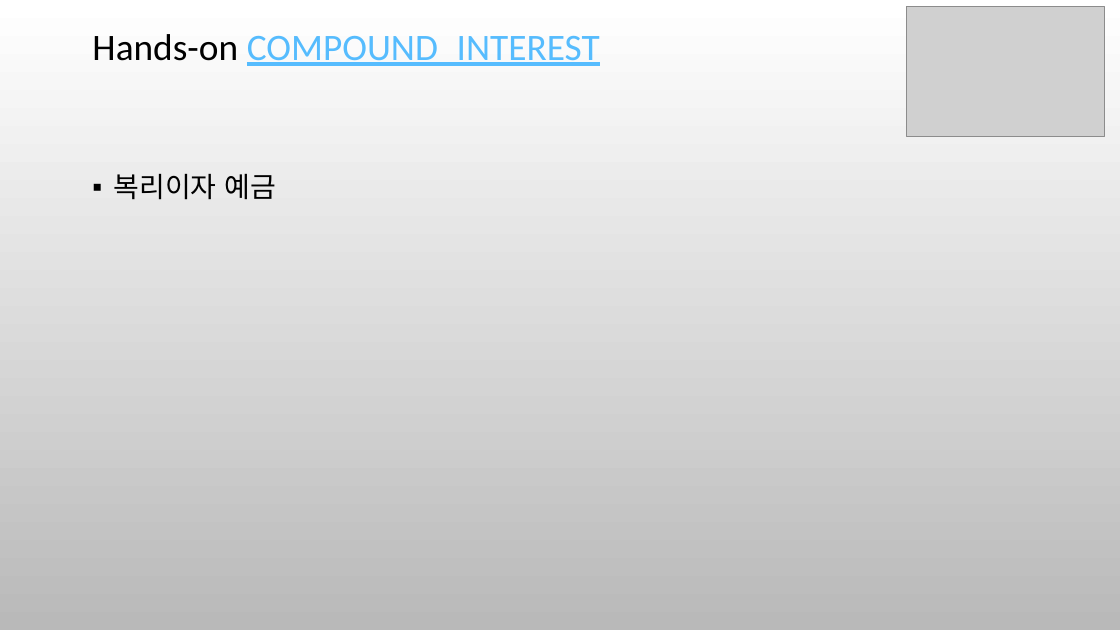
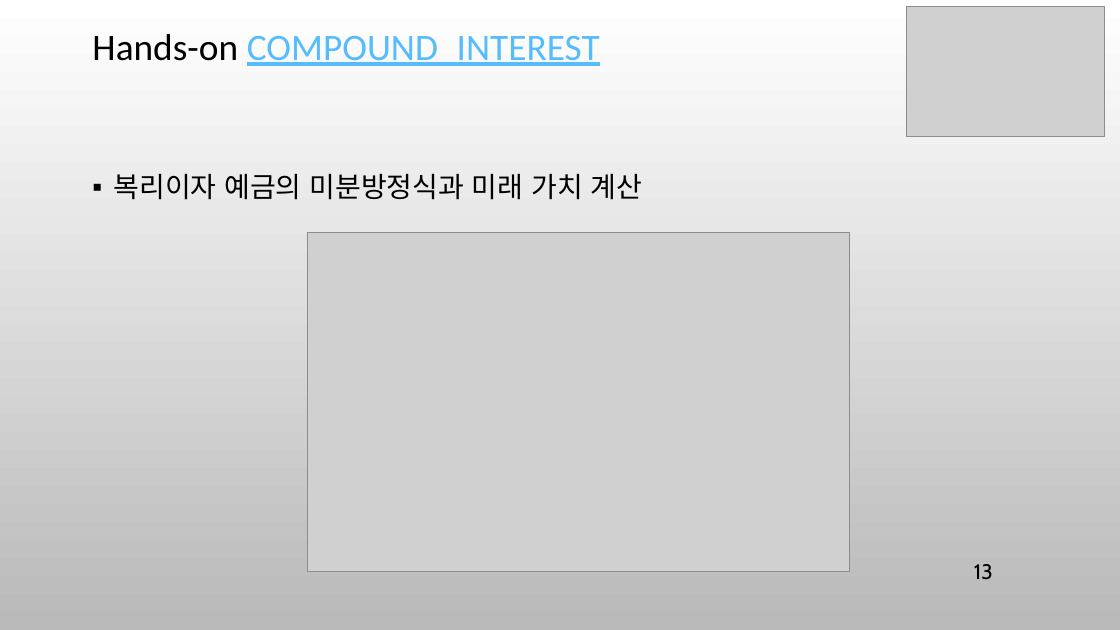
Before and after one commit to ancestor9/mathematics-for-machine-learning, a slide deck: slide 13 of 8_Modeling & Simulation.pptx (slide 7 before the commit). Drawn at 1120x630 pixels with LibreOffice and Linux fonts; fonts in the diff are those of the drawing; grey boxes stand for pictures; background and template pictures are left out. Boxes give left, top, right and bottom in pixels: in the first picture for what was removed or moved away, otherwise in the second. Text is boxed around its words. In the diff, an @@ line names an element or a change of style, - is before the commit and + after.

```diff
--- a/8_Modeling & Simulation.pptx
+++ b/8_Modeling & Simulation.pptx
@@ text at box(113, 174, 643, 200): text changed @@
-▪ 복리이자 예금
+▪ 복리이자 예금의 미분방정식과 미래 가치 계산
@@ picture added at box(308, 233, 850, 571) @@
@@ page number added at box(974, 564, 993, 580), 18 pt, text #000000 @@
+13
```
Also in this commit, not shown: 9 other slides changed, 8 slides added, 1 slide removed.
